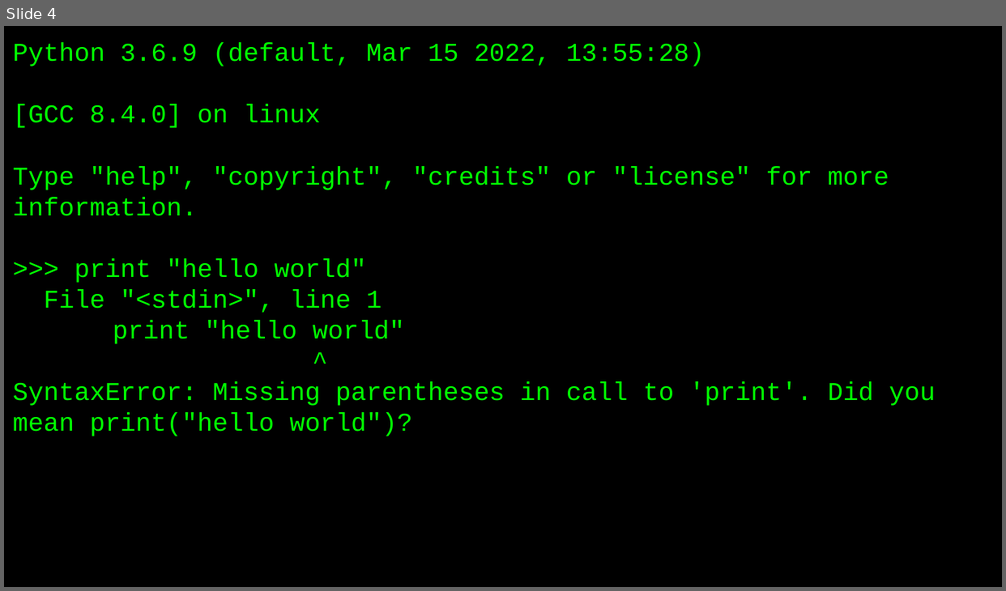
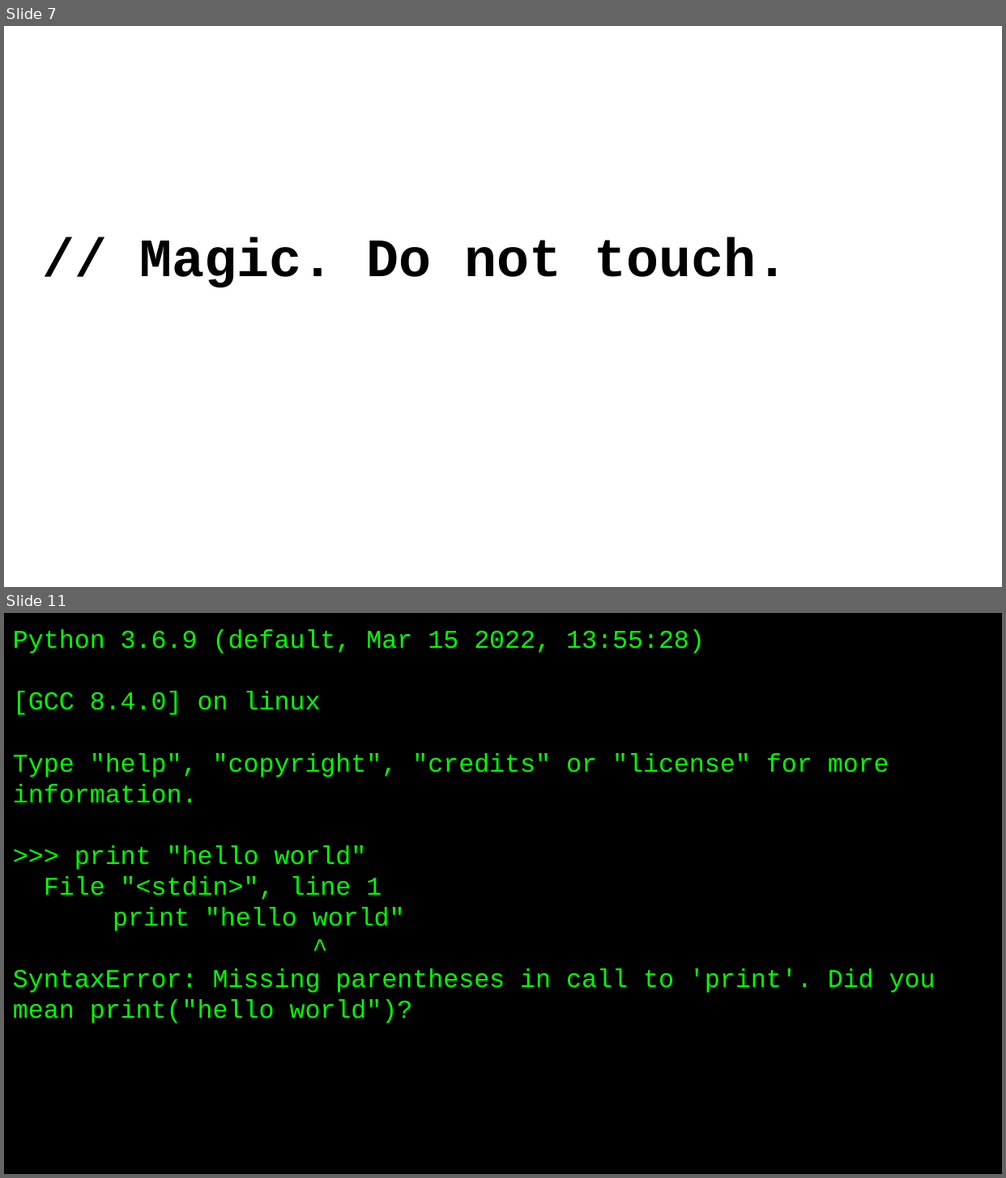
Before and after one commit to RSE-NI/qub-eeecs-python, a slide deck: 14_Sustainable _ Maintainable code.pptx. Shown one above the other, each under a label of ours: slide 4 before the commit, slides 7 and 11 after it; the slides between them are not shown. The pictures are 1006x591 and 1006x1178 pixels, drawn with LibreOffice and Linux fonts; fonts in the diff are those of the drawing. Boxes give left, top, right and bottom in pixels: in the first picture for what was removed or moved away, otherwise in the second. Text is boxed around its words. In the diff, an @@ line names an element or a change of style, - is before the commit and + after.

```diff
--- a/14_Sustainable _ Maintainable code.pptx
+++ b/14_Sustainable _ Maintainable code.pptx
@@ slide 7 added at (4, 26, 1002, 587), background #FFFFFF @@
@@ text added at (140, 237, 788, 288), 39 pt, text #000000, bold @@
+// Magic. Do not touch.
@@ what was slide 4 is now slide 11 @@
```
Also in this commit, not shown: 6 other slides added.
